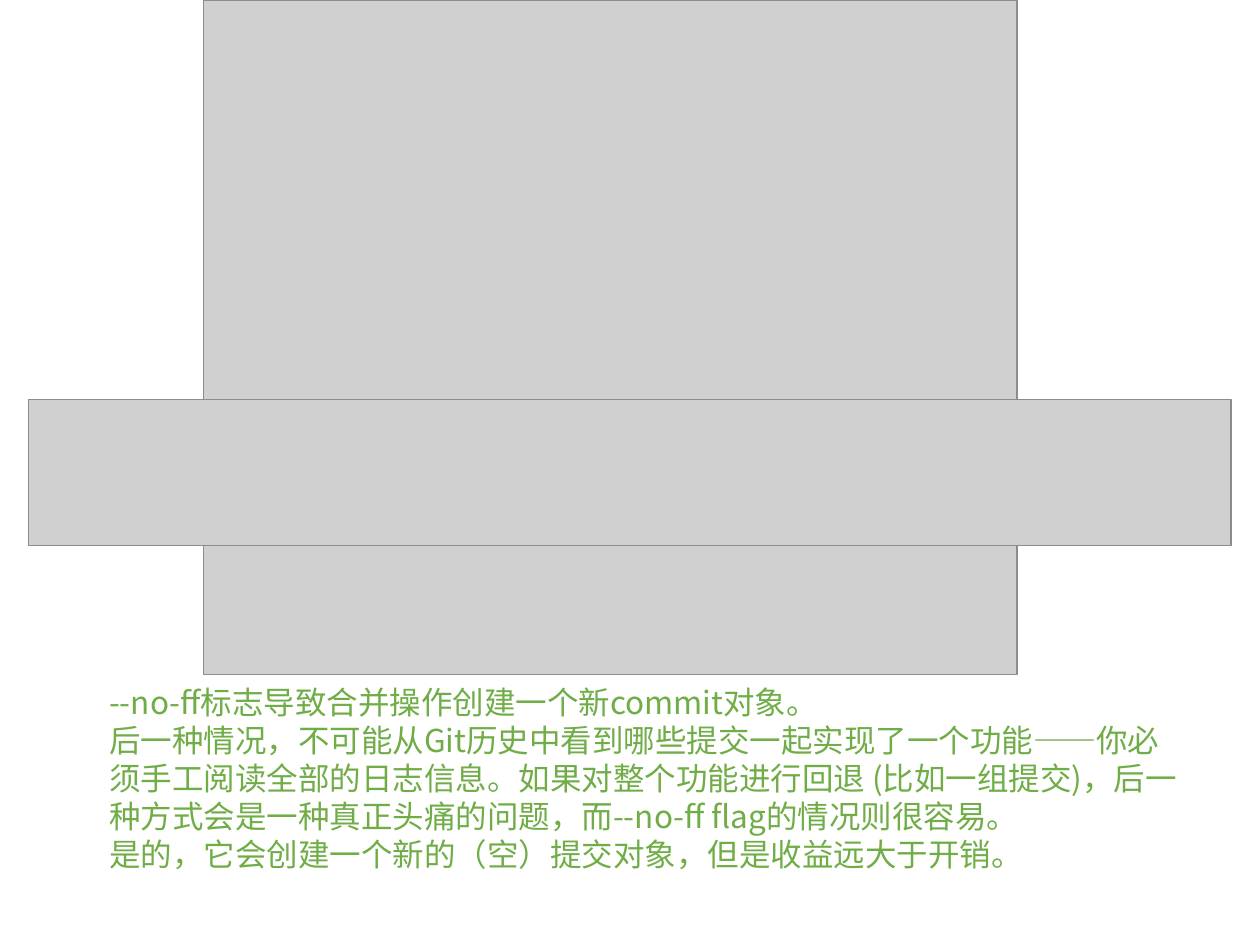
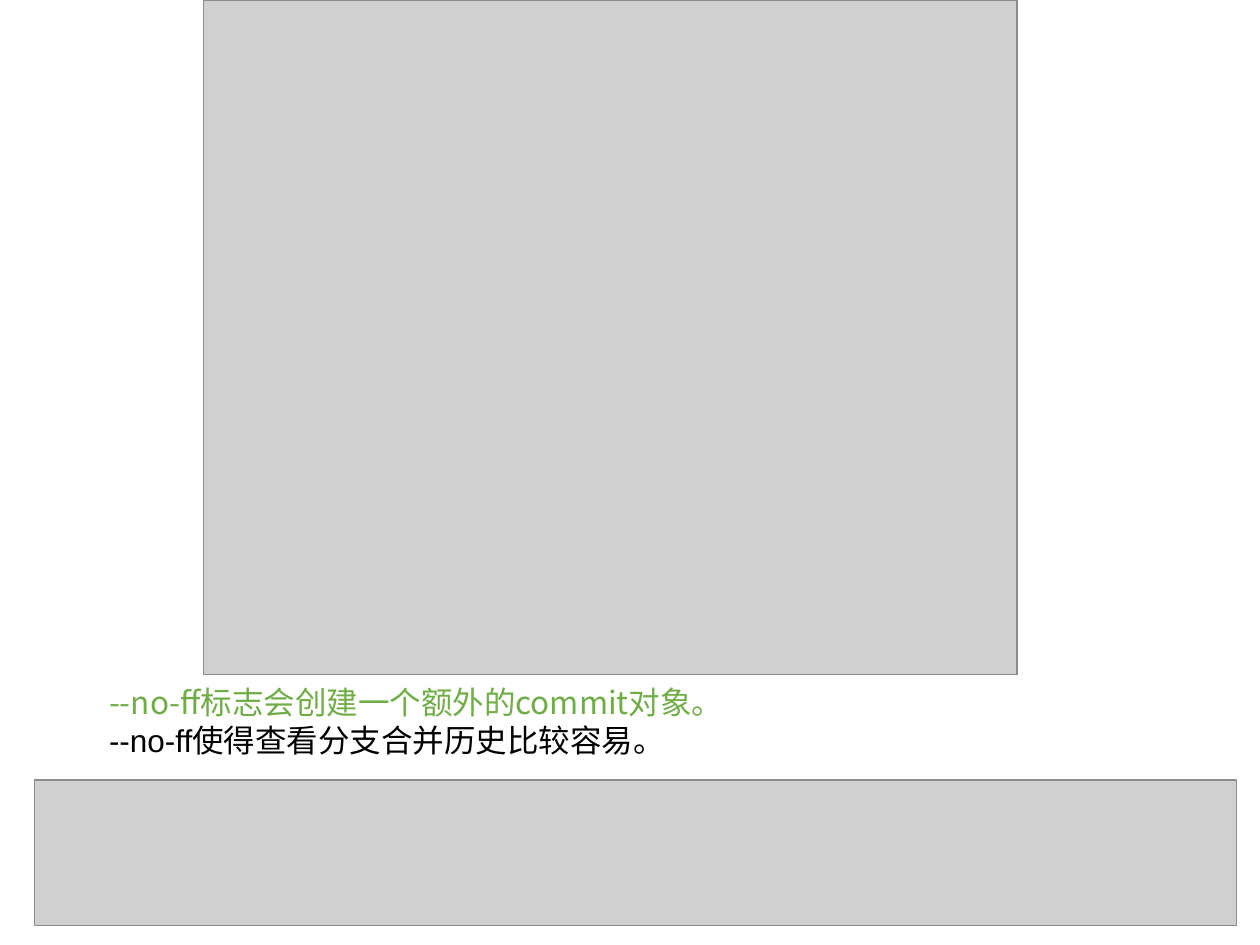
Before and after one commit to Confucius-Mencius/third_party2, a slide deck: slide 46 of doc/git概念和操作.pptx. Drawn at 1260x945 pixels with LibreOffice and Linux fonts; fonts in the diff are those of the drawing; grey boxes stand for pictures. Boxes give left, top, right and bottom in pixels: in the first picture for what was removed or moved away, otherwise in the second. Text is boxed around its words. In the diff, an @@ line names an element or a change of style, - is before the commit and + after.

```diff
--- a/doc/git概念和操作.pptx
+++ b/doc/git概念和操作.pptx
@@ text at <box>109,687,723,755</box>: text changed @@
---no-ff标志导致合并操作创建一个新commit对象。
-后一种情况，不可能从Git历史中看到哪些提交一起实现了一个功能——你必须手工阅读全部的日志信息。如果对整个功能进行回退 (比如一组提交)，后一种方式会是一种真正头痛的问题，而--no-ff flag的情况则很容易。
-是的，它会创建一个新的（空）提交对象，但是收益远大于开销。
+--no-ff标志会创建一个额外的commit对象。
+--no-ff使得查看分支合并历史比较容易。
@@ picture: place and size @@
-picture at <box>29,399,1231,546</box>
+picture at <box>35,780,1237,926</box>
```
Also in this commit, not shown: 1 other slide changed, 1 slide added, 1 other file.
